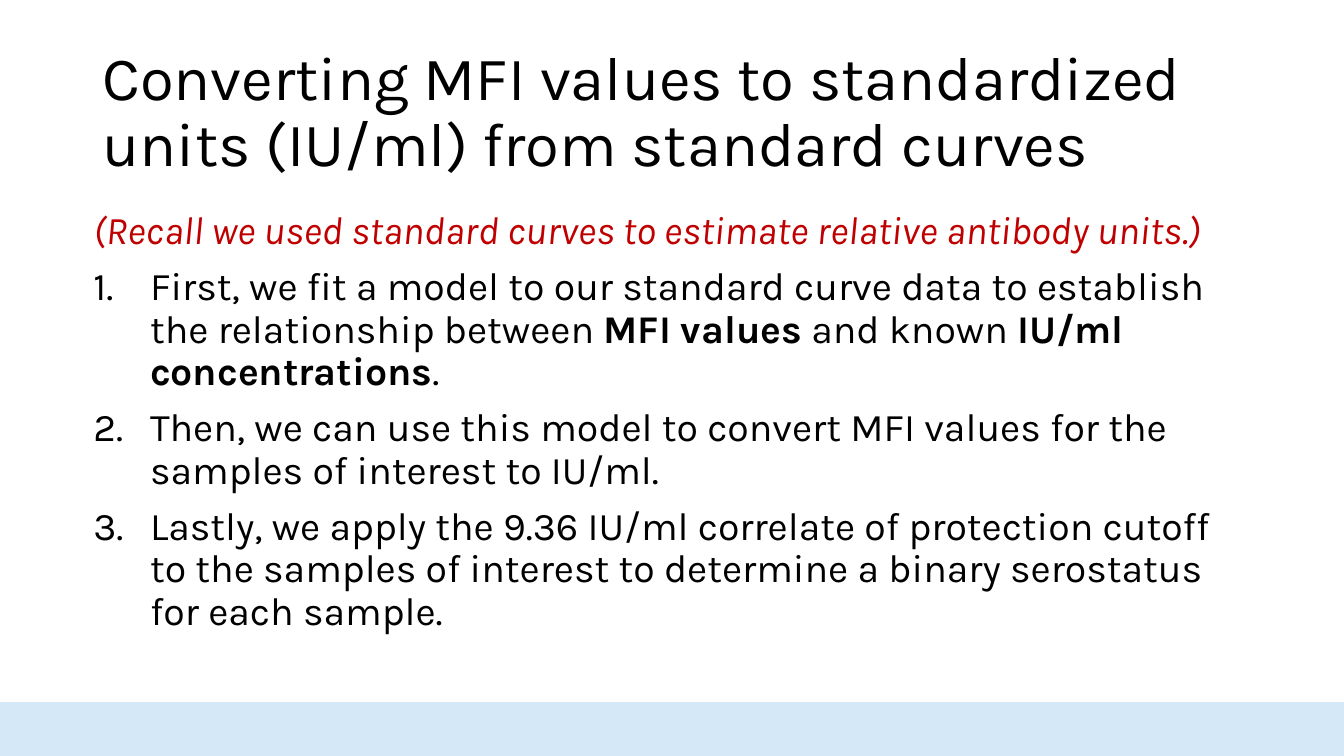
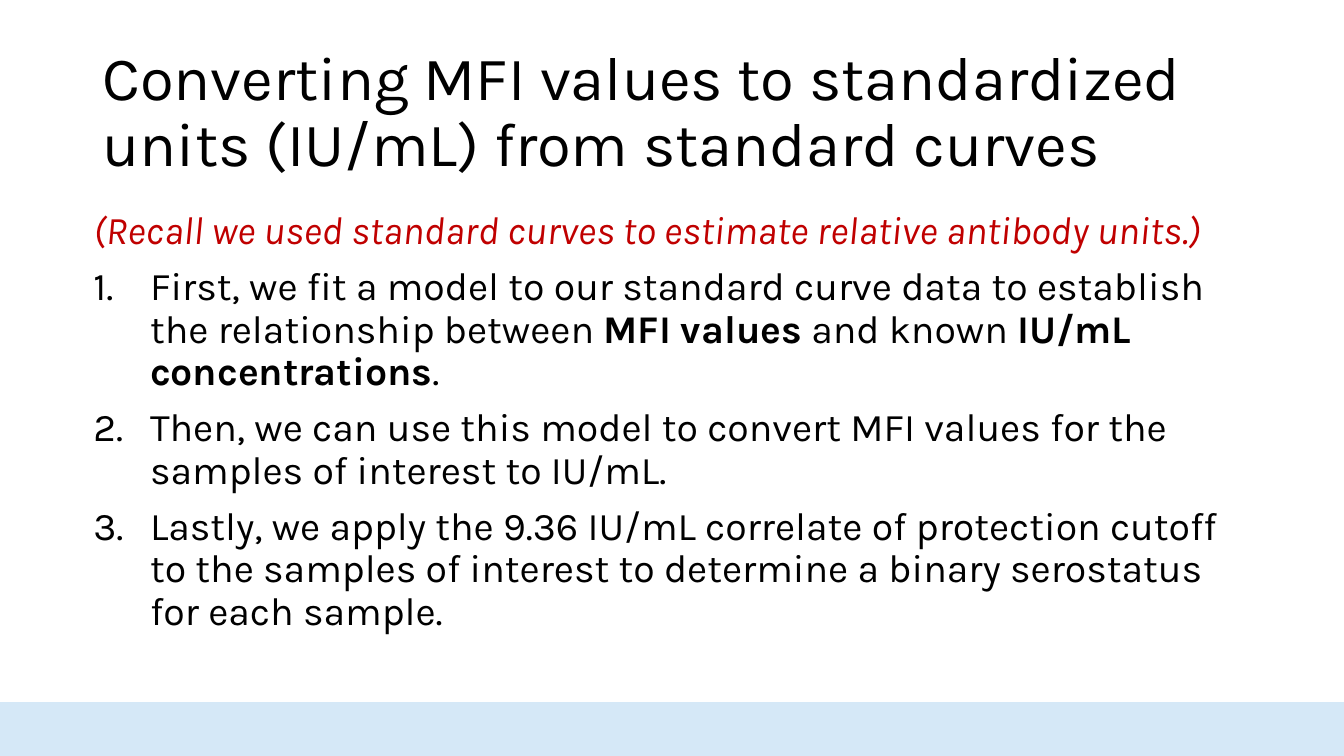
Before and after one commit to HopkinsIDD/seroanalytics_workshop, a slide deck: slide 12 of Part 4/Lecture 4.pptx. Drawn at 1344x756 pixels with LibreOffice and Linux fonts; fonts in the diff are those of the drawing; background and template pictures are left out. Boxes give left, top, right and bottom in pixels: in the first picture for what was removed or moved away, otherwise in the second. Text is boxed around its words. In the diff, an @@ line names an element or a change of style, - is before the commit and + after.

Commit message:
lecture 4 and 5

```diff
--- a/Part 4/Lecture 4.pptx
+++ b/Part 4/Lecture 4.pptx
@@ title at (102,57,1180,173): text changed @@
-Converting MFI values to standardized units (IU/ml) from standard curves
+Converting MFI values to standardized units (IU/mL) from standard curves
@@ text at (150,273,1217,635): text changed @@
-1. First, we fit a model to our standard curve data to establish the relationship between MFI values and known IU/ml concentrations.
-2. Then, we can use this model to convert MFI values for the samples of interest to IU/ml.
-3. Lastly, we apply the 9.36 IU/ml correlate of protection cutoff to the samples of interest to determine a binary serostatus for each sample.
+1. First, we fit a model to our standard curve data to establish the relationship between MFI values and known IU/mL concentrations.
+2. Then, we can use this model to convert MFI values for the samples of interest to IU/mL.
+3. Lastly, we apply the 9.36 IU/mL correlate of protection cutoff to the samples of interest to determine a binary serostatus for each sample.
```
Also in this commit, not shown: 9 other slides changed, 9 slides removed, 3 other files.
